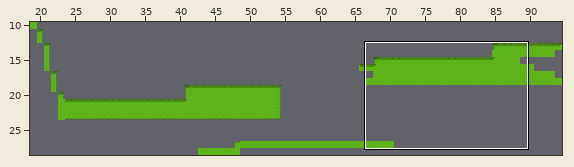
An edit to a level. Tiled map, fanta-is-awesome/data/tiledmap/level.tmx. Above, an overview of the earlier version with the close-up marked.
Close-up. As it was:
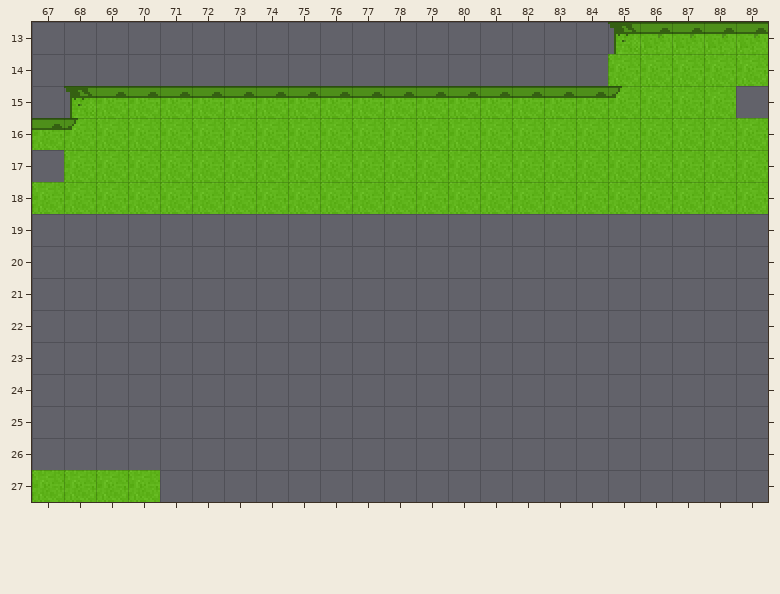
Cells are 16x16 px. Shown: x 67..89, y 13..27. The commit also changed other parts of the map, which this record leaves out. Tiles whose own drawing changed are shown in their newer look in all pictures.
And afterwards:
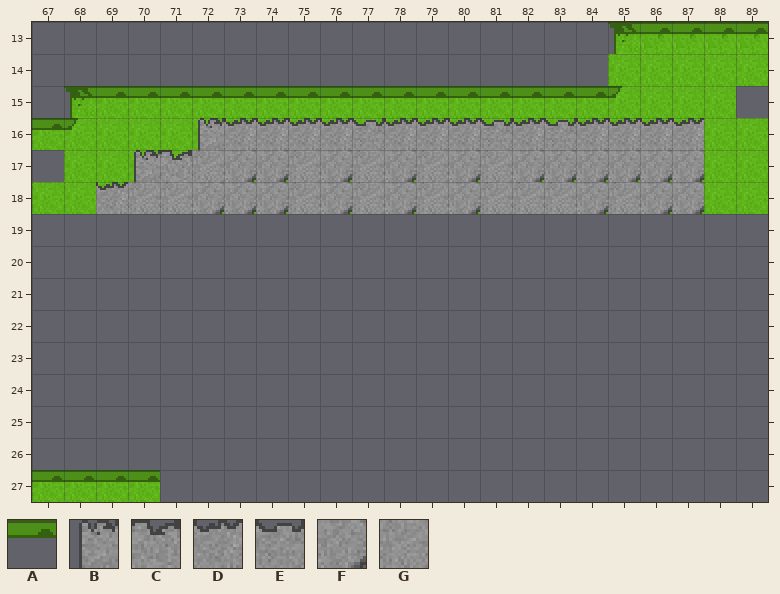
Key: from "tiles": A 2, B 44, C 45, D 46, E 47, F 66, G 85.
_ is an empty cell.
Change:
Layer "extraGround":
y 16: x 72..87 ________________ -> BDDDDEDDDEDEDDDD
y 17: x 70..87 __________________ -> BCGFFGFGFGFGFFFFFF
y 18: x 69..87 ___________________ -> DGGFFFGFGFGFGGGFGFF
y 27: x 67..70 ____ -> AAAA
Boxes around the changes in both close-ups, in picture pixels (x1, y1, x2, y2):
added: (96, 118, 704, 214)
added: (32, 470, 160, 482)
